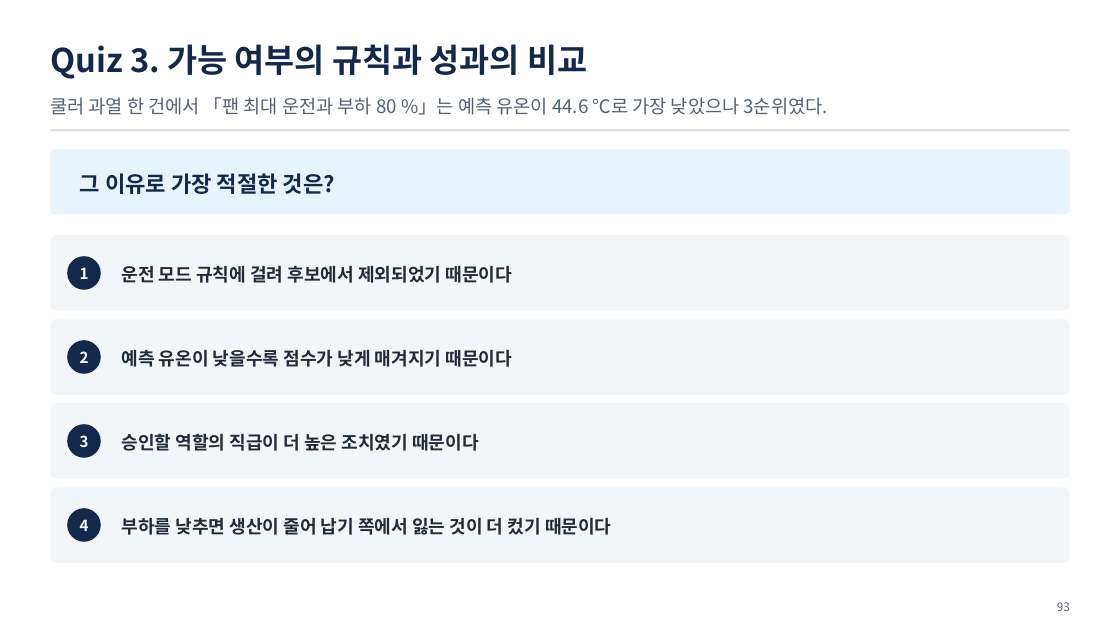
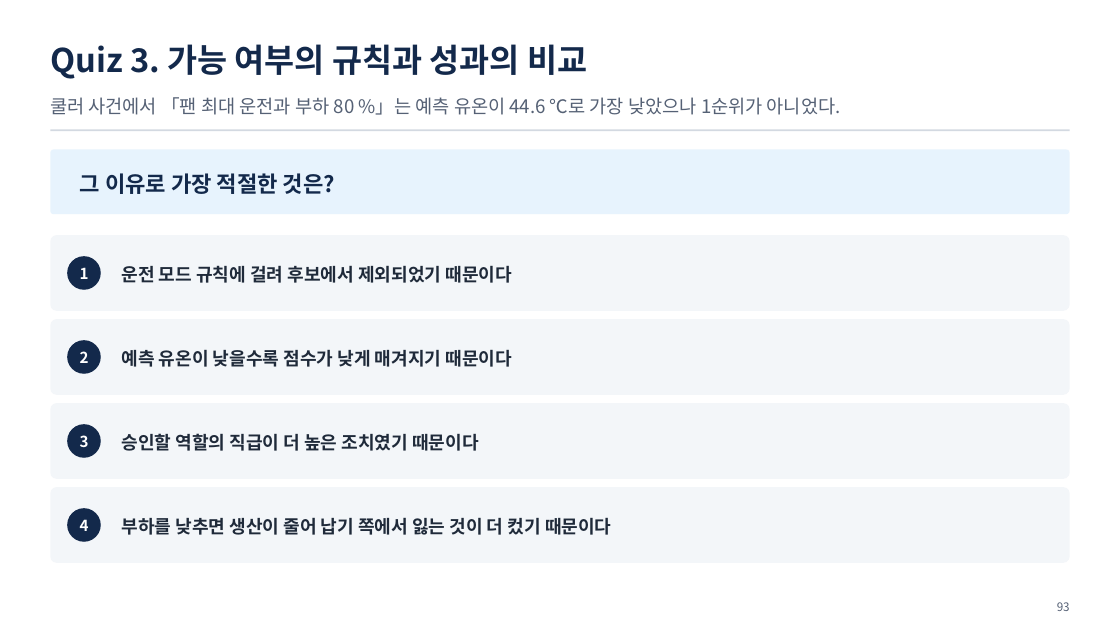
Before and after one commit to uengine-oss/hyd-iot-edu, a slide deck: slide 93 of docs/교재/통합반/03일차/통합반_03일차.pptx. Drawn at 1120x630 pixels with LibreOffice and Linux fonts; fonts in the diff are those of the drawing. Boxes give left, top, right and bottom in pixels: in the first picture for what was removed or moved away, otherwise in the second. Text is boxed around its words. In the diff, an @@ line names an element or a change of style, - is before the commit and + after.

```diff
--- a/docs/교재/통합반/03일차/통합반_03일차.pptx
+++ b/docs/교재/통합반/03일차/통합반_03일차.pptx
@@ text at (50,97,841,115): text changed @@
-쿨러 과열 한 건에서 「팬 최대 운전과 부하 80 %」는 예측 유온이 44.6 ℃로 가장 낮았으나 3순위였다.
+쿨러 사건에서 「팬 최대 운전과 부하 80 %」는 예측 유온이 44.6 ℃로 가장 낮았으나 1순위가 아니었다.
```
Also in this commit, not shown: 9 other slides changed, 23 other files.
